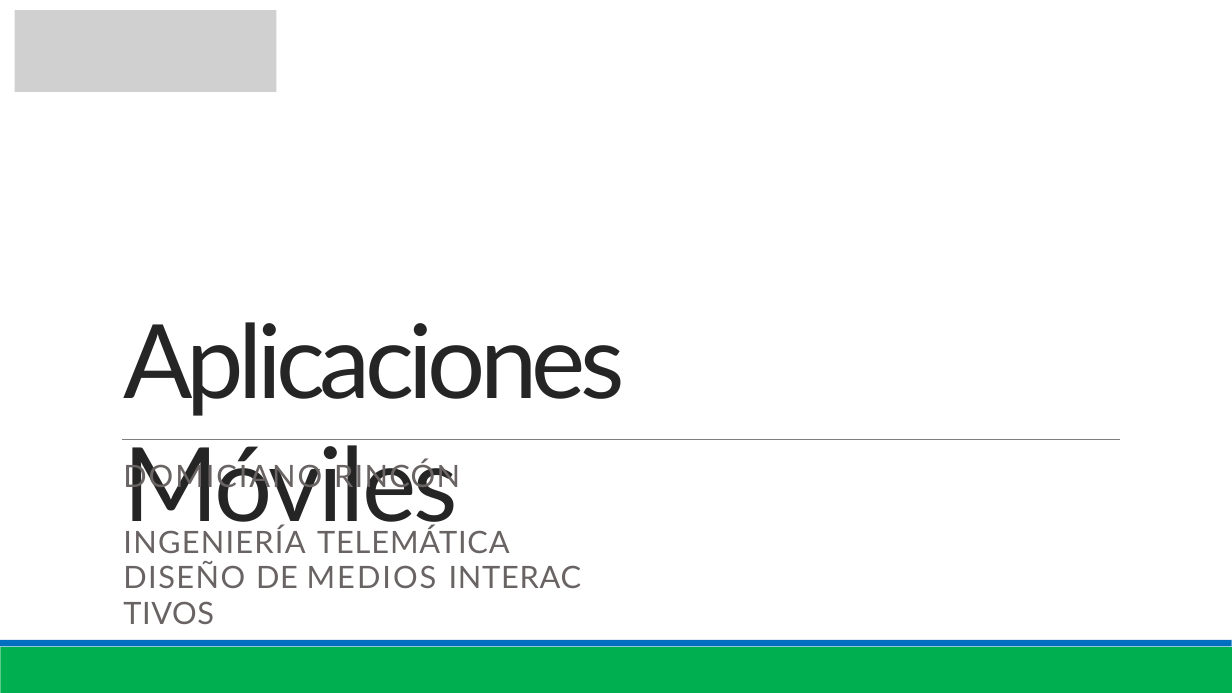
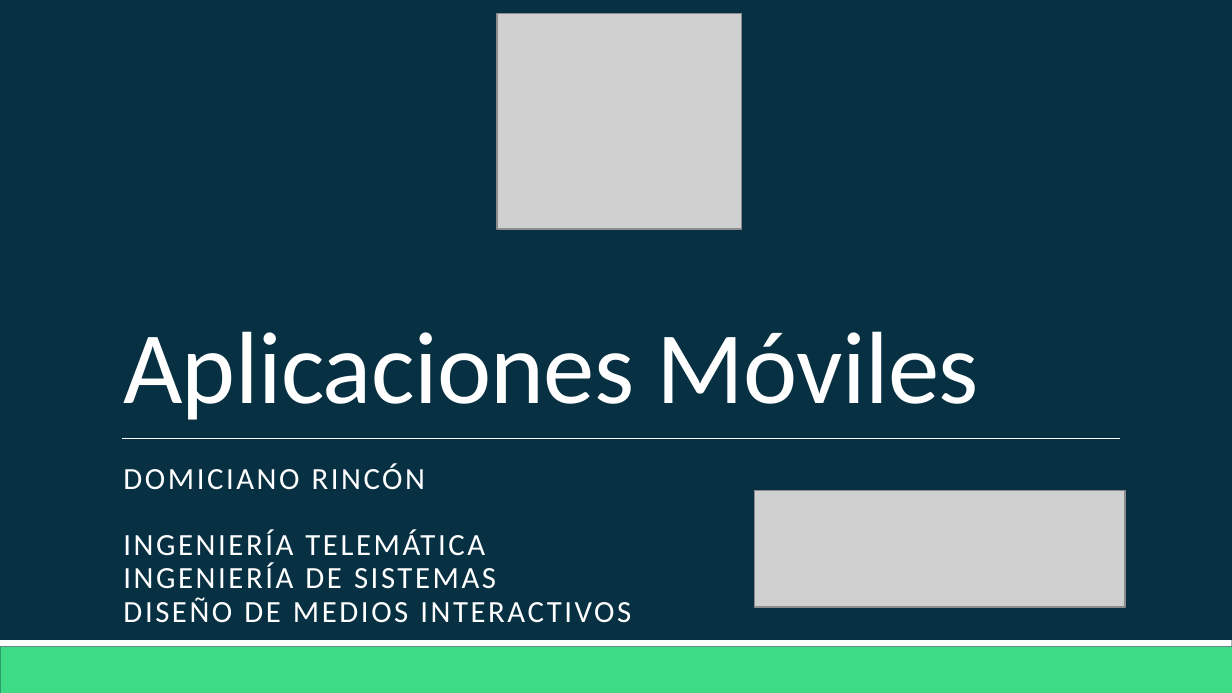
Before and after one commit to Domiciano/AppMoviles201, a slide deck: slide 1 of Clase 9/Clase 9.pptx. Drawn at 1232x693 pixels with LibreOffice and Linux fonts; fonts in the diff are those of the drawing; grey boxes stand for pictures. Boxes give left, top, right and bottom in pixels: in the first picture for what was removed or moved away, otherwise in the second. Text is boxed around its words. In the diff, an @@ line names an element or a change of style, - is before the commit and + after.

```diff
--- a/Clase 9/Clase 9.pptx
+++ b/Clase 9/Clase 9.pptx
@@ background #FFFFFF to #073042 @@
@@ picture removed at [15, 10, 276, 92] @@
@@ picture added at [496, 14, 740, 229] @@
@@ title "Aplicaciones Móviles": place and size @@
-title "Aplicaciones Móviles" at [123, 322, 625, 539]
+title "Aplicaciones Móviles" at [123, 331, 979, 420]
@@ title "Aplicaciones Móviles" at [123, 331, 979, 420]: font Lato to Calibri, text colour #252525 to #FFFFFF; letter spacing -3.3 to -0.4 pt in "Aplicaciones"; letter spacing -1.6 to -0.4 pt in "Móviles"; indent changed; line spacing 1 to 0.85; less space between paragraphs; vertical alignment top to bottom @@
@@ freeform shape removed at [122, 439, 1120, 439] @@
@@ line added from (122, 439) to (1120, 439), #FFFFFF 0.5 pt @@
@@ subtitle at [123, 463, 485, 563]: font Lato to Calibri, text colour #696363 to #FFFFFF in "DOMICIANO RINCÓN", "INGENIERÍA TELEMÁTICA"; letter spacing 1.1 to 1.5 pt in "DOMICIANO"; letter spacing 0.8 to 1.5 pt in "RINCÓN", "INGENIERÍA"; letter spacing 0.5 to 1.5 pt in "TELEMÁTICA"; indent changed; line spacing 1 to 0.9; less space between paragraphs; line spacing 20.6pt to 0.9 @@
@@ picture added at [754, 490, 1125, 607] @@
@@ subtitle at [123, 563, 631, 623]: text changed; font Lato to Calibri; text colour #696363 to #FFFFFF @@
-DISEÑO DE MEDIOS INTERAC TIVOS
+INGENIERÍA DE SISTEMAS
+DISEÑO DE MEDIOS INTERACTIVOS
@@ freeform shape removed at [0, 647, 1232, 693] @@
@@ freeform shape removed at [0, 641, 1232, 647] @@
@@ rectangle added at [0, 647, 1232, 693], fill #3DDB85 @@
@@ rectangle added at [0, 641, 1232, 647], fill #FFFFFF @@
```
Also in this commit, not shown: 20 slides added, 19 slides removed, 1 other file.
